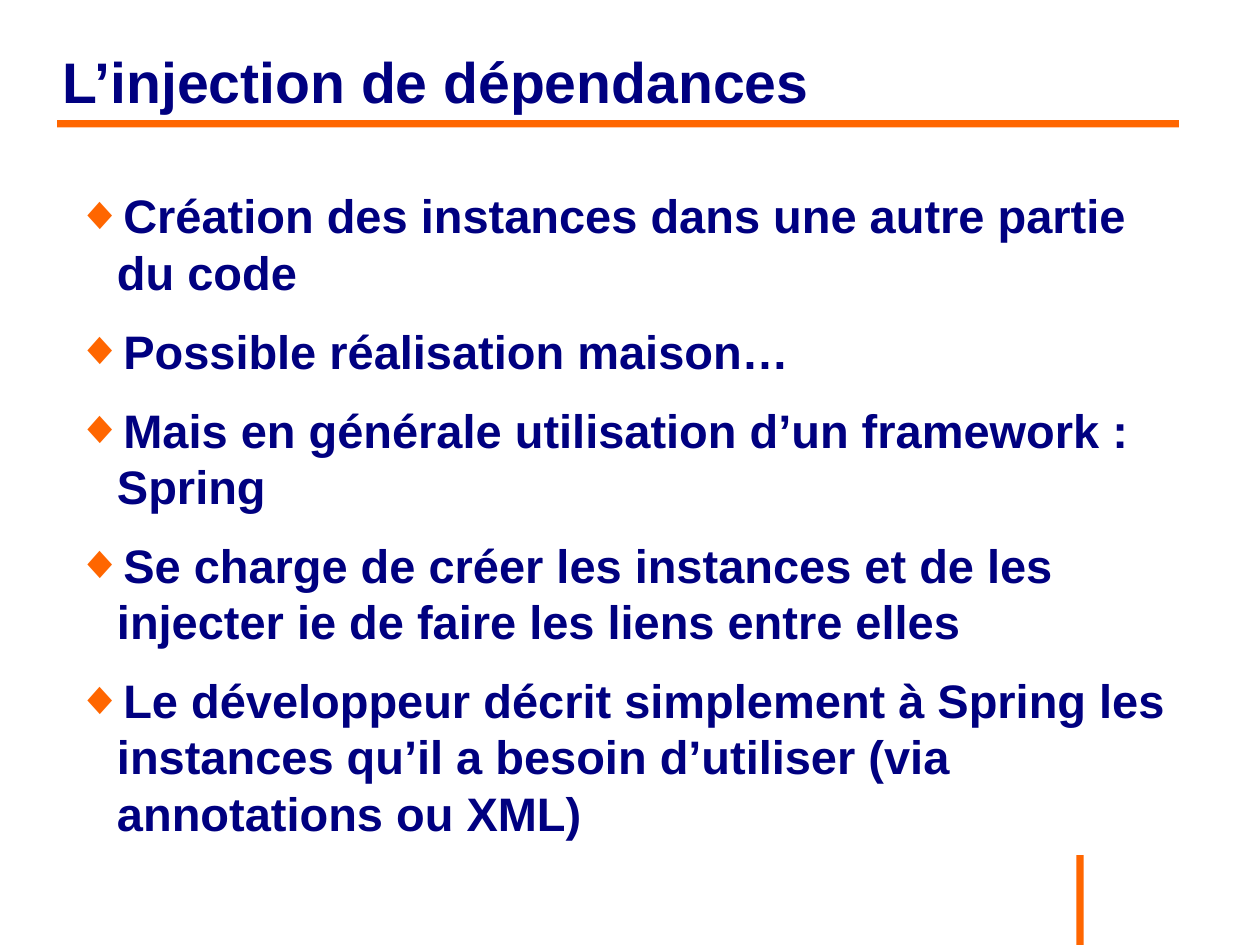
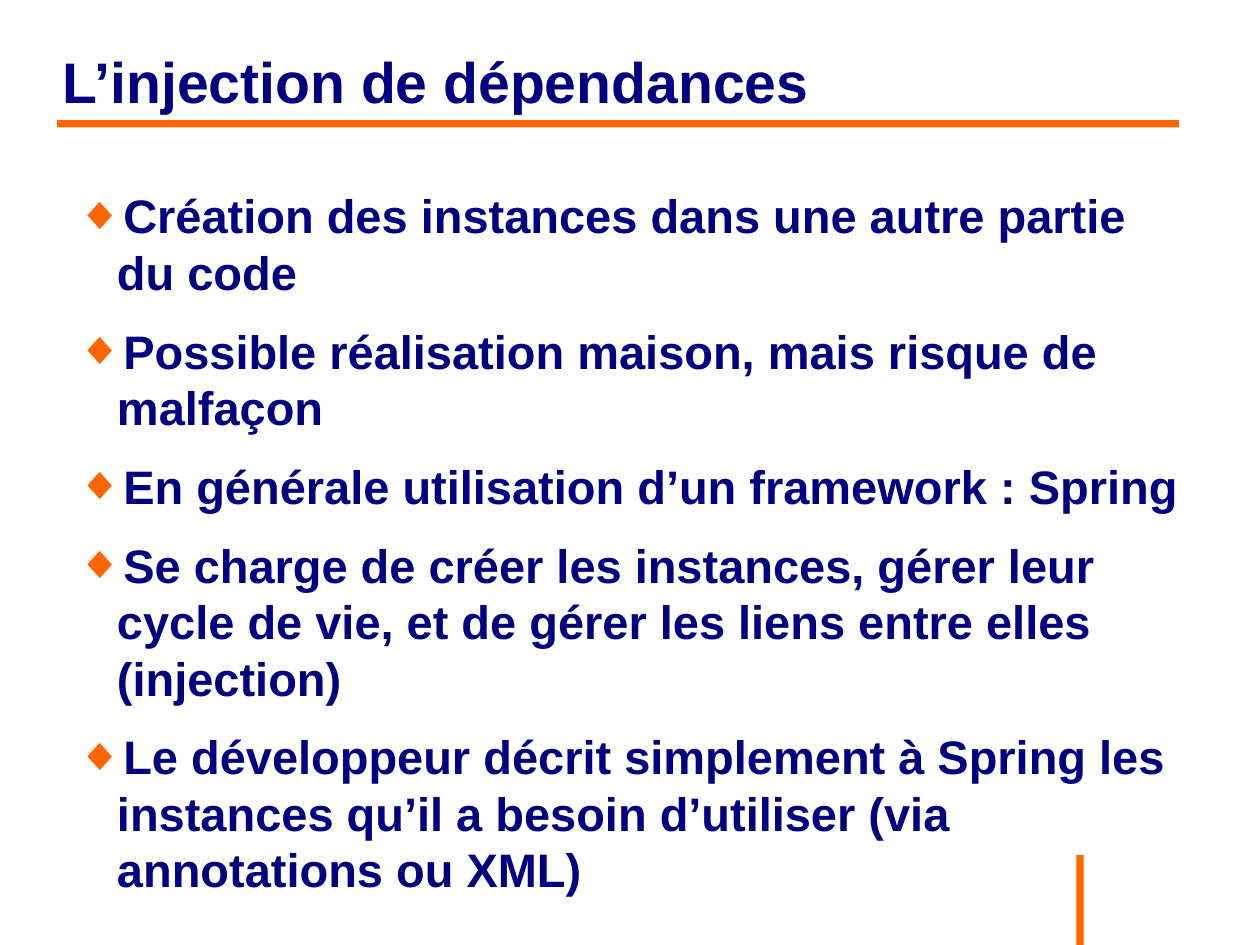
Before and after one commit to philphils/formation-spring, a slide deck: slide 31 of Documentation/diapo_formation_spring.odp (slide 28 before the commit). Drawn at 1260x945 pixels with LibreOffice and Linux fonts; fonts in the diff are those of the drawing; background and template pictures are left out. Boxes give left, top, right and bottom in pixels: in the first picture for what was removed or moved away, otherwise in the second. Text is boxed around its words. In the diff, an @@ line names an element or a change of style, - is before the commit and + after.

```diff
--- a/Documentation/diapo_formation_spring.odp
+++ b/Documentation/diapo_formation_spring.odp
@@ text at (117,334,1178,705): text changed @@
-◆ Possible réalisation maison…
-◆ Mais en générale utilisation d’un framework : Spring
-◆ Se charge de créer les instances et de les injecter ie de faire les liens entre elles
+◆ Possible réalisation maison, mais risque de malfaçon
+◆ En générale utilisation d’un framework : Spring
+◆ Se charge de créer les instances, gérer leur cycle de vie, et de gérer les liens entre elles (injection)
```
Also in this commit, not shown: 14 other slides changed, 7 slides added, 1 slide removed.
